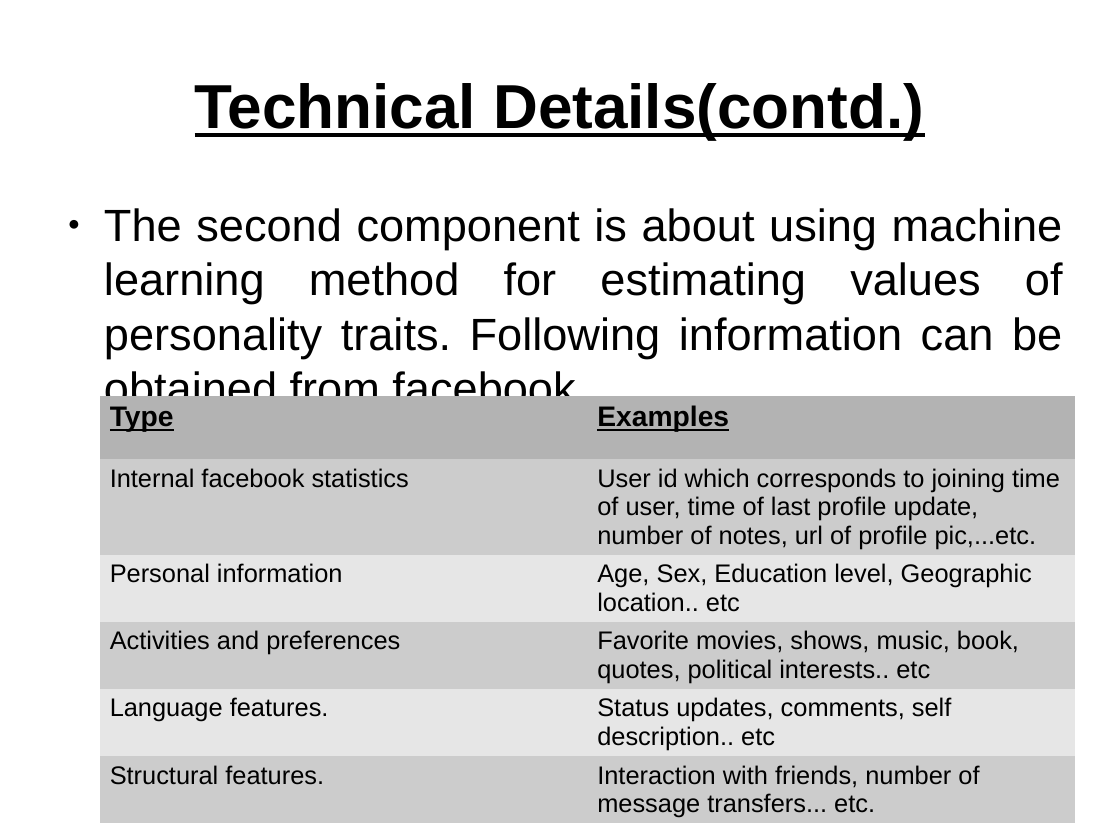
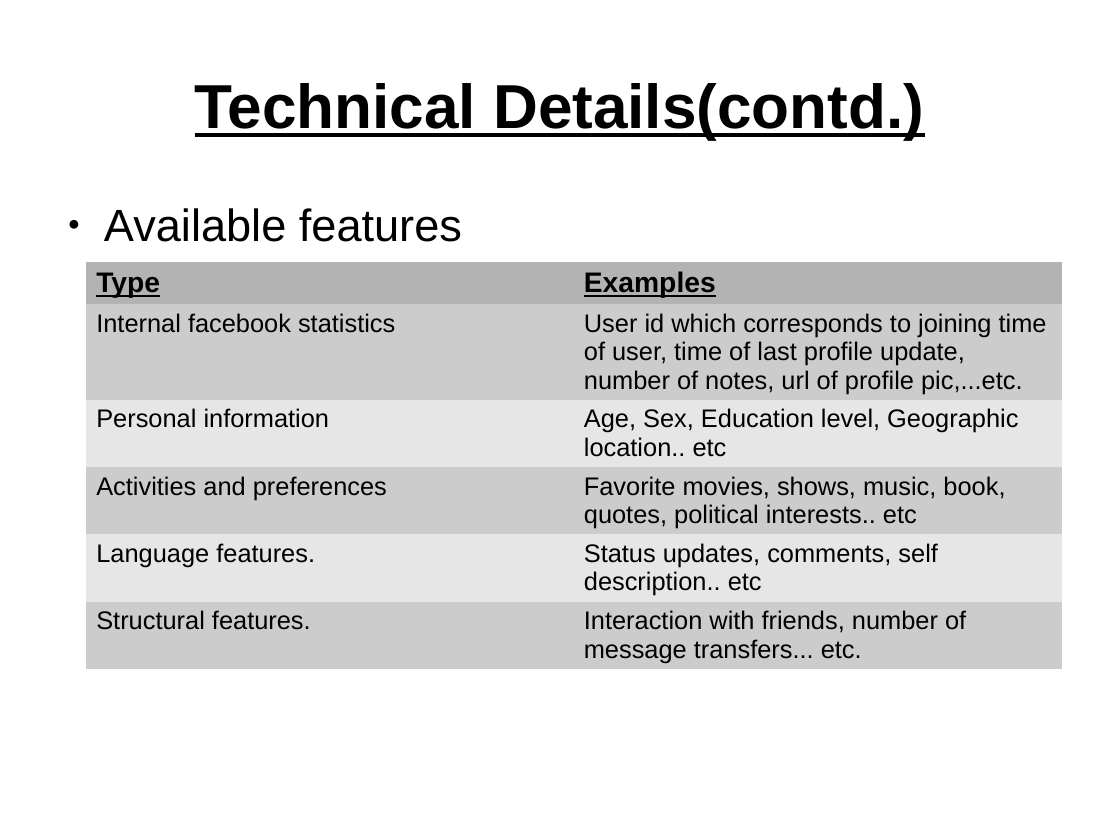
Before and after one commit to niyasc/Personality-Prediction-using-facebook-profile, a slide deck: slide 9 of Presentations/first.odp (slide 7 before the commit). Drawn at 1120x840 pixels with LibreOffice and Linux fonts; fonts in the diff are those of the drawing. Boxes give left, top, right and bottom in pixels: in the first picture for what was removed or moved away, otherwise in the second. Text is boxed around its words. In the diff, an @@ line names an element or a change of style, - is before the commit and + after.

```diff
--- a/Presentations/first.odp
+++ b/Presentations/first.odp
@@ text at bbox=[104, 208, 462, 242]: text changed @@
-● The second component is about using machine learning method for estimating values of personality traits. Following information can be obtained from facebook.
+● Available features
@@ table: place and size @@
-table at bbox=[100, 396, 1075, 824]
+table at bbox=[86, 262, 1062, 670]
```
Also in this commit, not shown: 6 other slides changed, 2 slides added, 1 slide removed, 11 other files.
